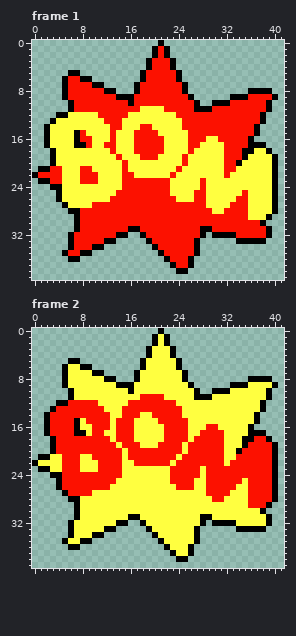
One commit to this pixel-art file: languages/zh_CN/assets/images/overworldObjects/aerialis/bomburst.ase. Above, as it was before the edit.
42x40 pixels, 2 frames. Shown: frame 1, frame 2.
The same view after the edit:
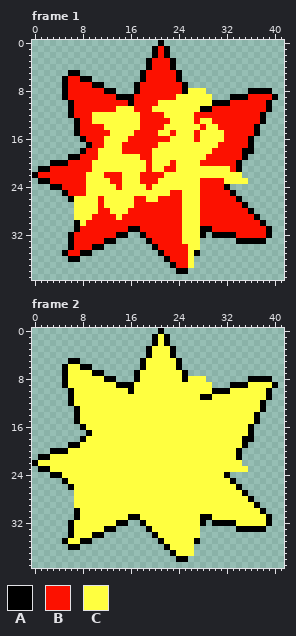
Palette (. is transparent): A #000000  B #fc1100  C #ffff40
Edits made:
layer "图层 1" added
Changed rows in their new state; - is an unchanged pixel.
Frame 1, layers "图层 1", "Layer":
first column x 2:
 8 ------------------------CCC------------
 9 ----------------------CCCCCC-----------
10 -------------------CCCCCCCCC-----------
11 ------------CCC-BB--CCCCCC-------------
12 --..ABBB-CCCCC--BBBB--CCC--------------
13 -....ABB--CCC---BBBBB--CC-CC-----------
14 .....ABBBB-CC-----BB---CCC-CC----------
15 .....--BBBBC---------B--C-CCCC---------
16 ......A-BB-C--B-----B---C-C--C---------
17 .......ABBCC-BB----C----CC---B-----..--
18 -.....ABB--C-BB---CC----C---BB-----...-
19 -...AABBB---C-----C----C---BBB----.....
20 --AABBBB-----C---B---B-C--BBBB---......
21 ---BBB-------C---B--BBC-------C-A......
22 ---BBB-CC-BBBCC-BBBB-C--------C--......
23 ---BBB-CC--BBCCC---CC------BBB----.....
24 ---BBBB-----BCCCC-CCC------BBBA........
25 --.ABBB-----CCCCCCCCCBB--C-BBBBA.......
26 --..A----B-CCCC--CC---B--C-BBBBBA......
27 ---..---C-CCCCC--------CCC-BBBB--A.....
28 ----.CCCC--CCC---------CCC--BB----A....
29 -----CCC----C----------CCC--------BA..-
30 ------C----------------CCC-------------
31 -----------------------CCC-------------
32 -----------------------CCC-------------
33 -----------------------CCC-------------
34 ------------------------CC-------------
35 ------------------------C--------------
36 ------------------------C--------------
37 ------------------------C--------------
Frame 2, layers "图层 1", "Layer":
first column x 2:
 8 ------------------------CCC------------
 9 ------------------------CCCC-----------
10 -------------------------CCC-----------
11 ----------------CCCC-----C-------------
12 --..ACCCC-----CCCCCCCC-----------------
13 -....ACCCC---CCCCCCCCCC----------------
14 .....ACCCCC--CCC--CCCCC----------------
15 .....--CCCC-CCC----CCCCC---------------
16 ......A-CCC-CCC-----CCCC---CC----------
17 .......ACC--CCC-----CCCC--CCCC-----..--
18 -.....ACCCC-CCC-----CCCC-CCCCC-----...-
19 -...AACCCCCC-CCC---CCCC-CCCCCC----.....
20 --AACCCCCCCCC-CCCCCCCCC-CCCCCC---......
21 ---CCC--CCCCC-CCCCCCCC-CCCCCCC--A......
22 ---CCC---CCCC--CCCCCC-CCCCCCCC-CC......
23 ---CCC---CCCC--------CCCCC-CCCCCCC.....
24 ---CCCCCCCCCC--------CCCCC-CCCA........
25 --.ACCCCCCCC---------CCCC--CCCCA.......
26 --..ACCCCCC-----------CCC--CCCCCA......
27 ---..CCC-------------------CCCC--A.....
28 ----.C----------------------CC----A....
29 -----C----------------------------CA..-
first column x 26:
33 -C
34 -C
36 C-
37 C-
